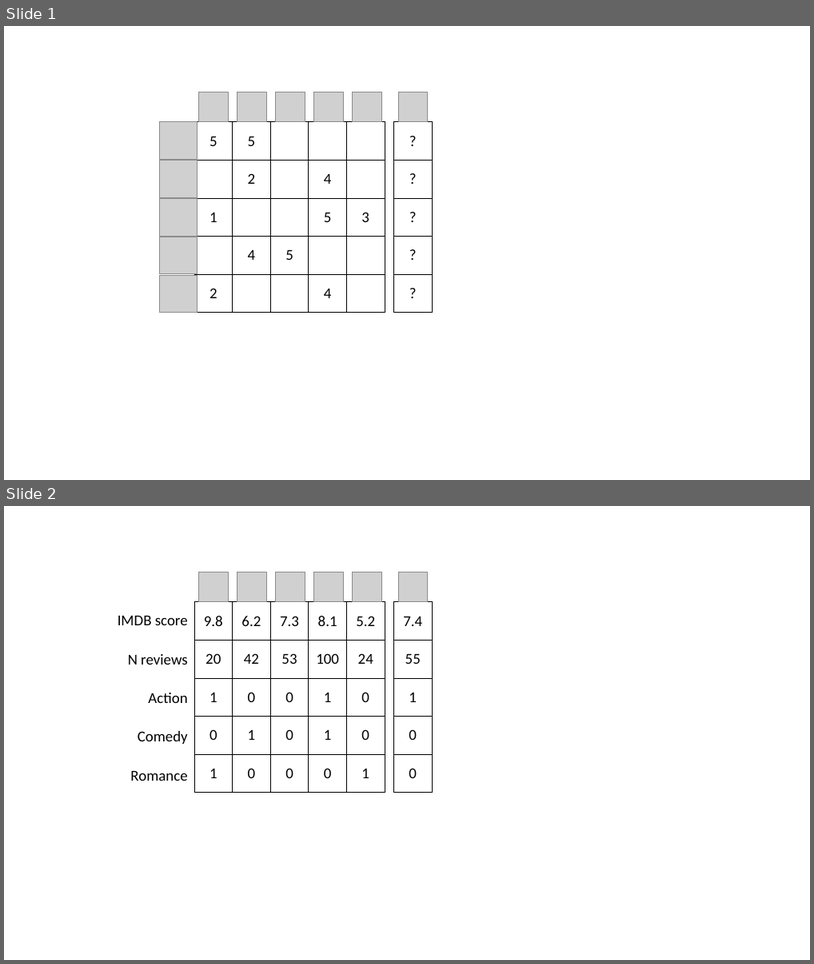
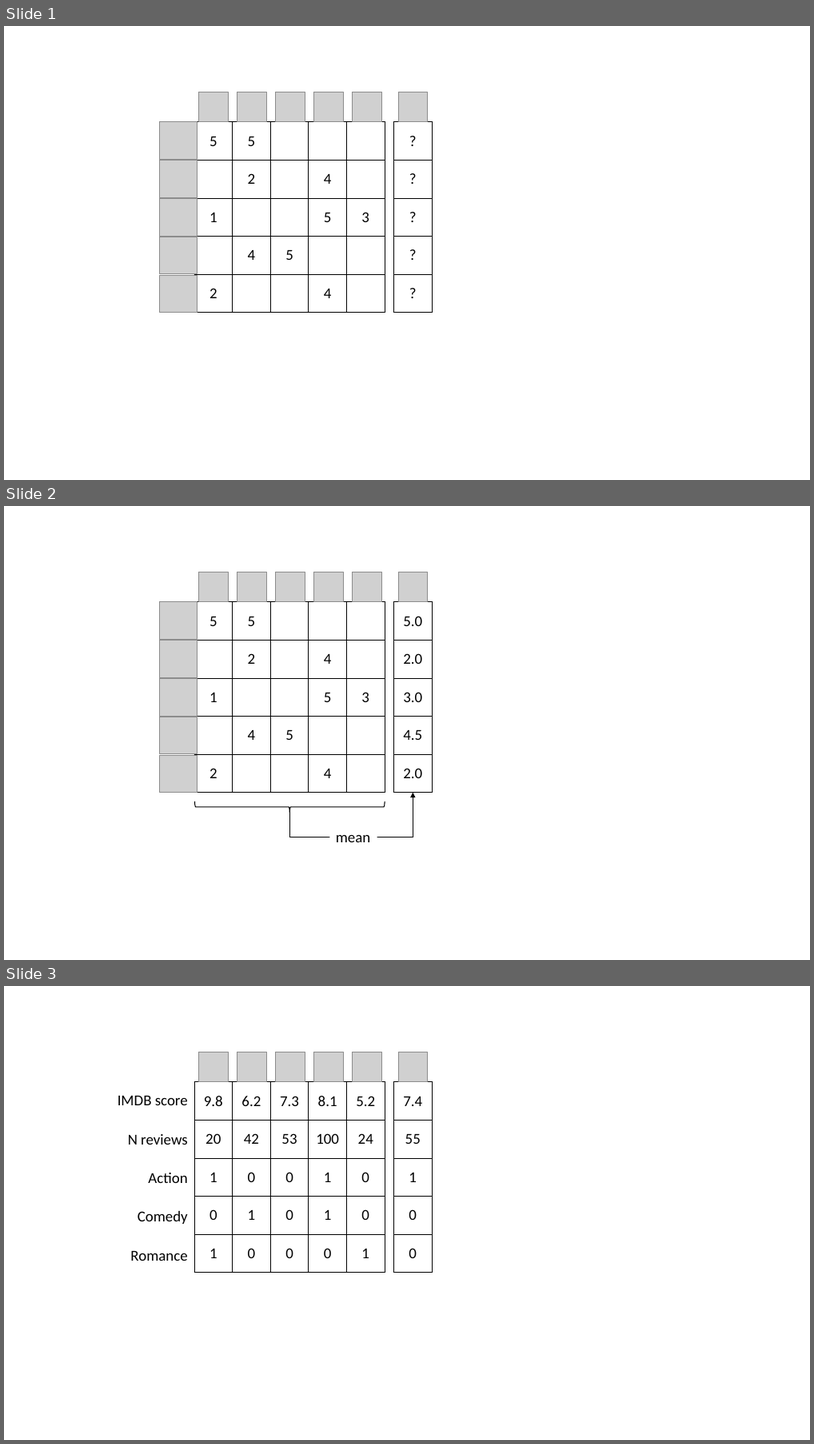
Before and after one commit to anoopctkm/machine-learning, a slide deck: projects/capstone/imgs/custom_imgs.pptx. Shown one above the other, each under a label of ours: slides 1 and 2 before the commit, slides 1, 2 and 3 after it. The pictures are 814x964 and 814x1444 pixels, drawn with LibreOffice and Linux fonts; fonts in the diff are those of the drawing; grey boxes stand for pictures. Boxes give left, top, right and bottom in pixels: in the first picture for what was removed or moved away, otherwise in the second. Text is boxed around its words. In the diff, an @@ line names an element or a change of style, - is before the commit and + after.

```diff
--- a/projects/capstone/imgs/custom_imgs.pptx
+++ b/projects/capstone/imgs/custom_imgs.pptx
@@ slide 2 added at [4, 506, 810, 960], background #FFFFFF @@
@@ picture added at [198, 572, 229, 601] @@
@@ picture added at [237, 572, 266, 601] @@
@@ picture added at [276, 572, 306, 601] @@
@@ picture added at [314, 572, 344, 601] @@
@@ picture added at [353, 572, 382, 601] @@
@@ picture added at [398, 572, 428, 601] @@
@@ picture added at [159, 601, 197, 639] @@
@@ table added at [194, 601, 385, 792], 5 rows, 5 columns @@
+5 | 5 |  |  | 
+ | 2 |  | 4 | 
+1 |  |  | 5 | 3
+ | 4 | 5 |  | 
+2 |  |  | 4 | 
@@ table added at [394, 601, 432, 792], 5 rows, 1 columns @@
+5.0
+2.0
+3.0
+4.5
+2.0
@@ picture added at [159, 640, 197, 678] @@
@@ picture added at [159, 679, 197, 716] @@
@@ picture added at [159, 716, 197, 754] @@
@@ picture added at [159, 756, 197, 792] @@
@@ elbow arrow added from (290, 812) to (413, 792), #000000 1 pt @@
@@ right brace added at [195, 801, 385, 812], outline #000000 1 pt @@
@@ text added at [336, 835, 370, 842], 18 pt, text #000000 @@
+mean
@@ what was slide 2 is now slide 3 @@
```
Also in this commit, not shown: 1 other file.
